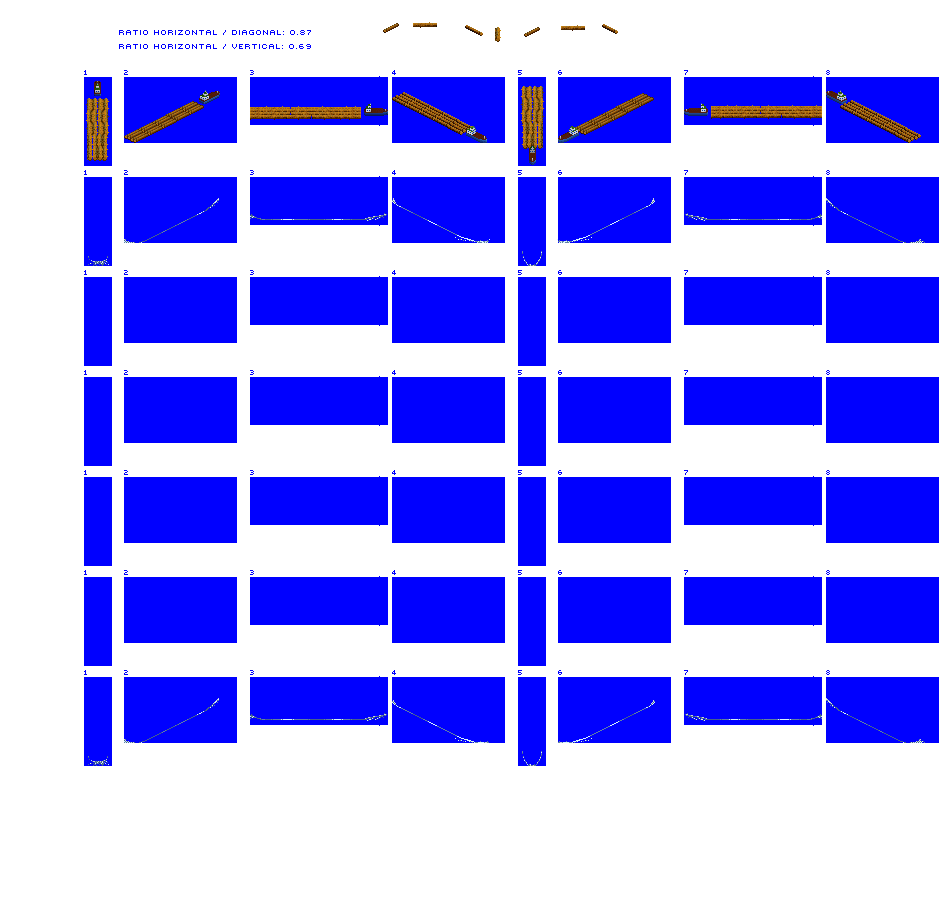
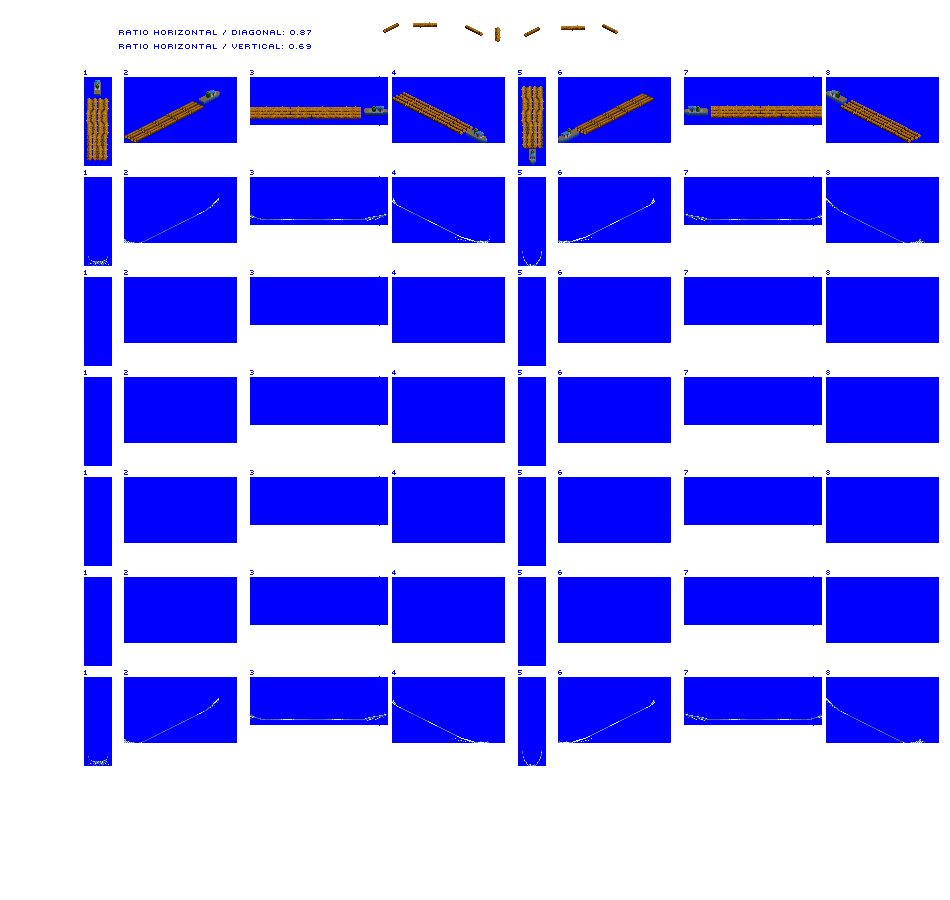
The second 950 × 900 image is a revision of the first. Changes to its layers:
painted on "tug" (1st of 2) over (466, 126, 579, 162)
painted on "tug" (2nd of 2) over (94, 80, 847, 113)
